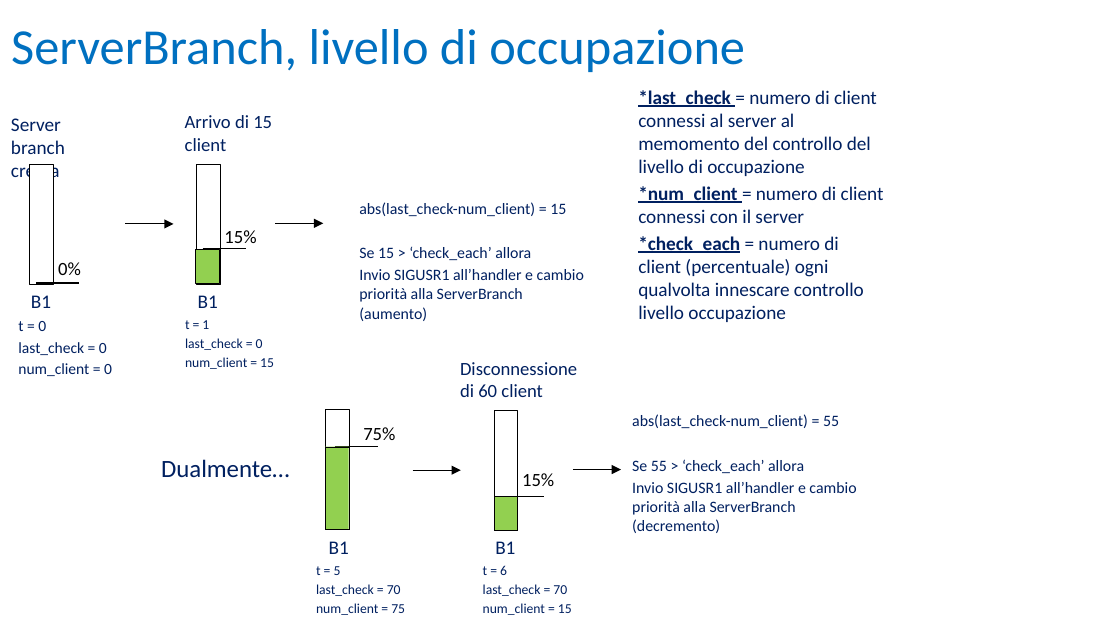
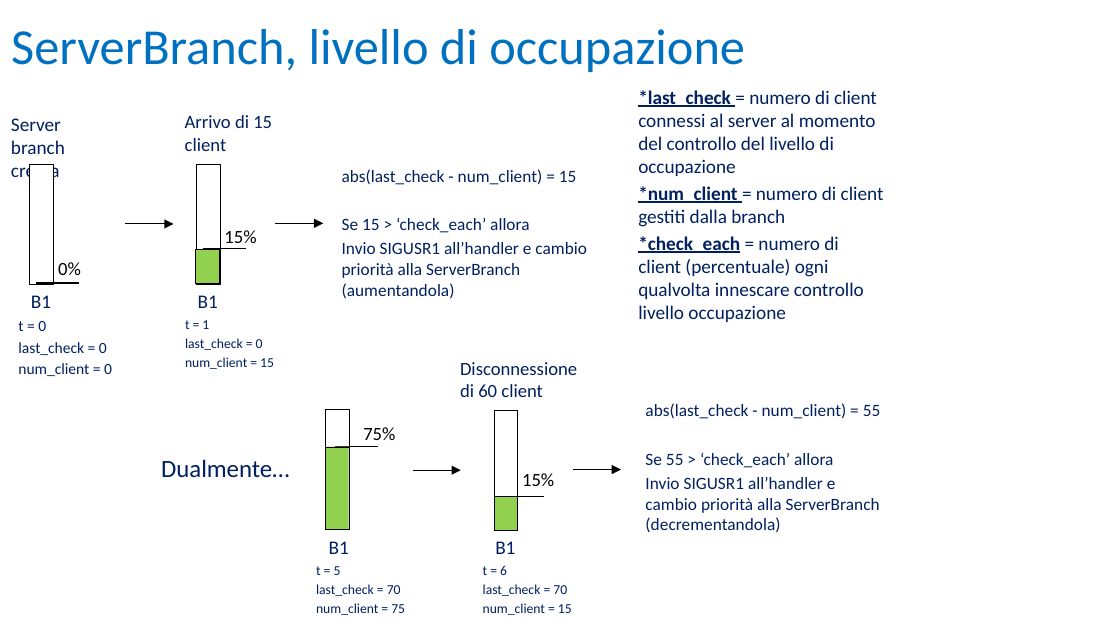
Before and after one commit to UltraLe/ServerWeb, a slide deck: slide 13 of RelazioneIIW.pptx. Drawn at 1120x630 pixels with LibreOffice and Linux fonts; fonts in the diff are those of the drawing; background and template pictures are left out. Boxes give left, top, right and bottom in pixels: in the first picture for what was removed or moved away, otherwise in the second. Text is boxed around its words. In the diff, an @@ line names an element or a change of style, - is before the commit and + after.

Commit message:
Add files via upload
ok

```diff
--- a/RelazioneIIW.pptx
+++ b/RelazioneIIW.pptx
@@ text at bbox=[638, 90, 884, 227]: text changed @@
-*last_check = numero di client connessi al server al memomento del controllo del livello di occupazione
-*num_client = numero di client connessi con il server
+*last_check = numero di client connessi al server al momento del controllo del livello di occupazione
+*num_client = numero di client gestiti dalla branch
@@ text "abs(last_check - num_client) = 15": place and size @@
-text "abs(last_check - num_client) = 15" at bbox=[359, 202, 584, 321]
+text "abs(last_check - num_client) = 15" at bbox=[342, 169, 587, 298]
@@ text at bbox=[342, 169, 577, 185]: text changed; size 10.2 to 11.1 pt @@
-abs(last_check-num_client) = 15
+abs(last_check - num_client) = 15
@@ text at bbox=[342, 217, 529, 233]: size 10.2 to 11.1 pt in "Se 15 > ‘check_each’ allora" @@
@@ text at bbox=[342, 242, 587, 298]: text changed; size 10.2 to 11.1 pt @@
-Invio SIGUSR1 all’handler e cambio priorità alla ServerBranch (aumento)
+Invio SIGUSR1 all’handler e cambio priorità alla ServerBranch (aumentandola)
@@ text "abs(last_check - num_client) = 55": place and size @@
-text "abs(last_check - num_client) = 55" at bbox=[632, 414, 856, 533]
+text "abs(last_check - num_client) = 55" at bbox=[645, 403, 881, 532]
@@ text at bbox=[645, 403, 881, 419]: text changed; size 10.2 to 11.1 pt @@
-abs(last_check-num_client) = 55
+abs(last_check - num_client) = 55
@@ text at bbox=[645, 477, 880, 532]: text changed; size 10.2 to 11.1 pt @@
-Invio SIGUSR1 all’handler e cambio priorità alla ServerBranch (decremento)
+Invio SIGUSR1 all’handler e cambio priorità alla ServerBranch (decrementandola)
@@ text at bbox=[645, 452, 833, 468]: size 10.2 to 11.1 pt in "Se 55 > ‘check_each’ allora" @@
```
Also in this commit, not shown: 12 other slides changed.
